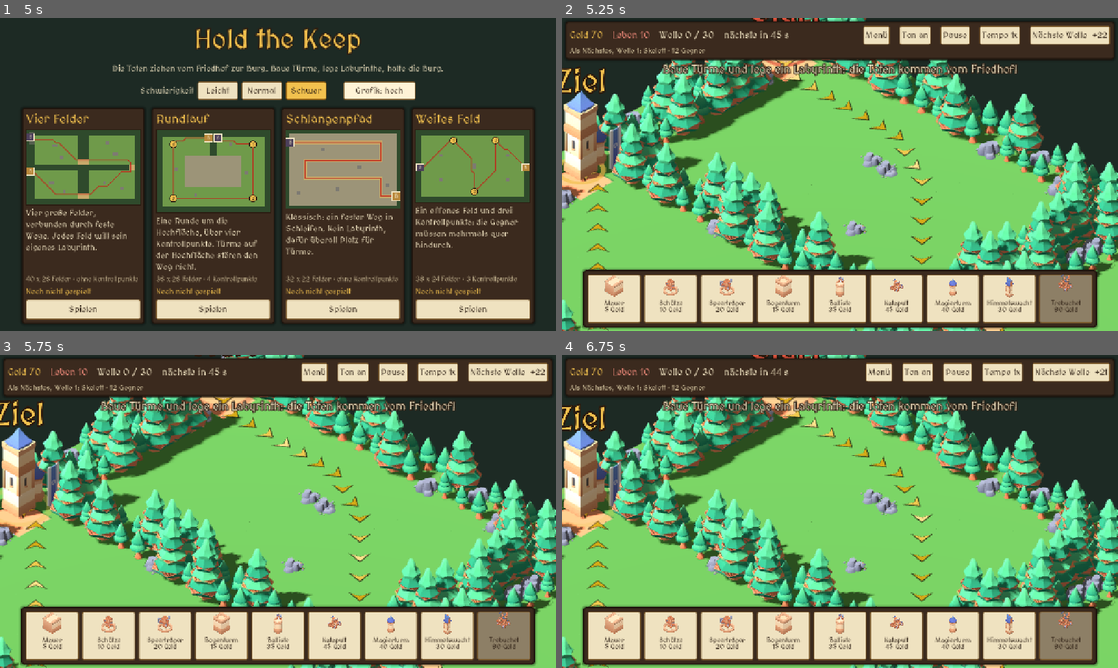
Above: before the commit, frames 1-4 (two rows, left to right).
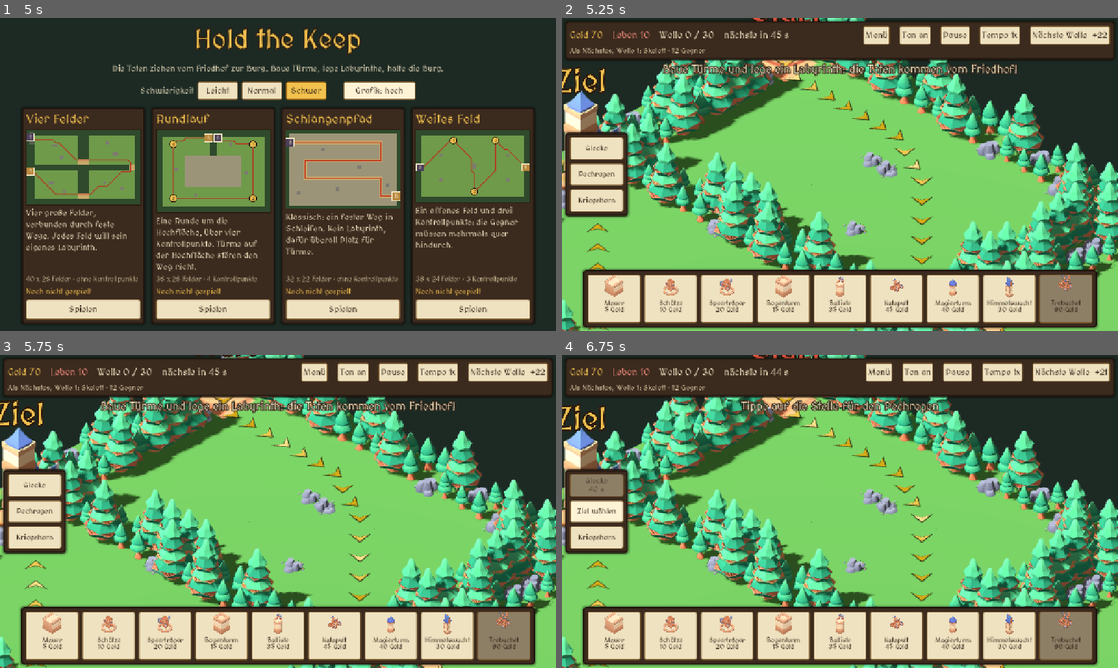
Above: after the commit, the same moments.

Repository: aikitori/hold-the-keep
Game: Godot game, scene res://scenes/menu.tscn
Two runs of this game, one before a commit and one after it. Both use one fixed random seed, a clock stepped at 60 frames per second and the inputs below.
Inputs (mouse positions are in pixels of both pictures, inside the frame that each line leads up to):
- Up to frame 1 (5 s): click "Normal" at 0.5 s; click "Normal" at 1.25 s; click "Leicht" at 2 s; click "Schwer" at 2.75 s; click "Grafik: hoch" at 3.5 s; click "Grafik: niedrig" at 4.25 s
- Up to frame 2 (5.25 s): click "Spielen" at 5 s
- Up to frame 3 (5.75 s): no input
- Up to frame 4 (6.75 s): click (595, 486) at 5.75 s, where only the run after the commit has a clickable "Glocke"; click (595, 511) at 6.5 s, where only the run after the commit has a clickable "Pechregen"

Frame 1 is identical in both runs. In frame 2, 3.2% of the frame differs, in the area x 0-13%, y 36-64%; in frame 3, 3.2%; in frame 4, 4.5%, in the area x 0-82%, y 14-64%.

Commit message:
Fähigkeiten: Glocke, Pechregen und Kriegshorn mit Abklingzeit
Co-Authored-By: Claude Opus 5.5 <noreply@anthropic.com>

Diff:
--- a/scripts/defs.gd
+++ b/scripts/defs.gd
@@ -81,6 +81,16 @@
 }
 const BUILD_ORDER: Array[StringName] = [&"wall", &"bowman", &"spearman", &"archer", &"ballista", &"catapult",
 		&"mage", &"skyguard", &"trebuchet"]
+
+## Fähigkeiten mit Abklingzeit (Sekunden Spielzeit, zu Beginn bereit). Pechregen braucht ein Ziel auf der Karte,
+## sein Schaden wächst mit den Wellen wie die Lebenspunkte der Gegner.
+const ABILITIES := {
+	&"bell": {"name": "Glocke", "info": "Alle Gegner 4 s lang halb so schnell.", "cooldown": 40.0, "slow": 0.5, "time": 4.0},
+	&"pitch": {"name": "Pechregen", "info": "Brennendes Pech auf eine Stelle: Schaden und Brand im Umkreis.",
+		"cooldown": 45.0, "radius": 2.0, "damage": 30.0},
+	&"horn": {"name": "Kriegshorn", "info": "Alle Türme schießen 8 s lang doppelt so schnell.", "cooldown": 60.0, "time": 8.0},
+}
+const ABILITY_ORDER: Array[StringName] = [&"bell", &"pitch", &"horn"]
 
 ## Zielwahl der Türme, umschaltbar auf der Turm-Karte. "air" nur für Türme, die Boden und Luft treffen.
 const TARGET_MODES: Array[StringName] = [&"first", &"strong", &"weak", &"air"]
--- a/scripts/dev/logic_test.gd
+++ b/scripts/dev/logic_test.gd
@@ -106,6 +106,30 @@
 		_check((Defs.SPECS[id] as Array).size() == 2, "%s hat zwei Spezialisierungen" % id)
 
 
+## Glocke verlangsamt, Pechregen trifft am Ziel, Kriegshorn läuft ab, Abklingzeiten sperren.
+func _test_abilities(main: Main) -> void:
+	var center := Board.world_of(Vector2i(8, 6))
+	var near := _enemy(main, &"orc", center)
+	var far := _enemy(main, &"orc", center + Vector3(6, 0, 0))
+	main.use_ability(&"bell")
+	_check(near._slow == 0.5 and main.ability_wait[&"bell"] > 0.0, "Glocke verlangsamt alle Gegner")
+	main.use_ability(&"pitch")
+	main.cast_pitch(center)
+	_check(near.hp < near.max_hp and far.hp == far.max_hp and main.ability_wait[&"pitch"] > 0.0, "Pechregen trifft nur am Ziel")
+	main.use_ability(&"horn")
+	_check(main.horn_time > 0.0, "Kriegshorn beschleunigt die Türme")
+	var wait: float = main.ability_wait[&"horn"]
+	main.use_ability(&"horn")
+	_check(main.ability_wait[&"horn"] == wait, "Während der Abklingzeit nicht nochmal")
+	for enemy in [near, far]:
+		main.enemies.erase(enemy)
+		enemy.queue_free()
+	for id: StringName in main.ability_wait:
+		main.ability_wait[id] = 0.0
+	main.horn_time = 0.0
+	await get_tree().process_frame
+
+
 func _enemy(main: Main, kind: StringName, at: Vector3) -> Enemy:
 	var enemy := Enemy.new()
 	main.add_child(enemy)
@@ -280,6 +304,7 @@
 	_check(built >= 5, "Türme gebaut (%d)" % built)
 	var tower: Tower = main.board.towers.values()[0]
 	_test_targeting(main, tower)
+	await _test_abilities(main)
 	await _test_new_enemies(main)
 	main.select_tower(tower)
 	main.upgrade_selected()
--- a/scripts/hud.gd
+++ b/scripts/hud.gd
@@ -13,6 +13,7 @@
 signal menu_pressed
 signal pause_pressed
 signal endless_pressed
+signal ability_pressed(id: StringName)
 signal target_pressed
 signal spec_pressed(spec_id: StringName)
 
@@ -57,6 +58,7 @@
 var _end_title := Label.new()
 var _end_text := Label.new()
 var _endless_button := Button.new()
+var _ability_buttons: Dictionary = {}
 var _bars := Control.new()
 var _icons: Dictionary = {}
 
@@ -75,6 +77,7 @@
 	_build_top(root)
 	_build_bottom(root)
 	_build_card(root)
+	_build_abilities(root)
 	_build_end(root)
 	_build_pause(root)
 	_toast.set_anchors_preset(Control.PRESET_TOP_WIDE)
@@ -264,6 +267,35 @@
 	return viewport.get_texture()
 
 
+## Fähigkeiten links am Rand, jede mit Restzeit.
+func _build_abilities(root: Control) -> void:
+	var panel := PanelContainer.new()
+	panel.set_anchors_preset(Control.PRESET_CENTER_LEFT)
+	panel.grow_vertical = Control.GROW_DIRECTION_BOTH
+	panel.offset_left = 8
+	root.add_child(panel)
+	var box := VBoxContainer.new()
+	box.add_theme_constant_override("separation", 8)
+	panel.add_child(box)
+	for id: StringName in Defs.ABILITY_ORDER:
+		var button := Button.new()
+		button.custom_minimum_size = Vector2(124, 52)
+		button.tooltip_text = Defs.ABILITIES[id]["info"]
+		button.add_theme_font_size_override("font_size", 17)
+		button.pressed.connect(func() -> void: ability_pressed.emit(id))
+		box.add_child(button)
+		_ability_buttons[id] = button
+
+
+func update_abilities(wait: Dictionary, aiming: StringName) -> void:
+	for id: StringName in _ability_buttons:
+		var button: Button = _ability_buttons[id]
+		var name: String = Defs.ABILITIES[id]["name"]
+		var rest: float = wait[id]
+		button.disabled = rest > 0.0
+		button.text = "%s\n%d s" % [name, ceili(rest)] if rest > 0.0 else ("Ziel wählen" if aiming == id else name)
+
+
 func _on_build_toggled(id: StringName, on: bool) -> void:
 	if on:
 		for other: StringName in _build_buttons:
--- a/scripts/main.gd
+++ b/scripts/main.gd
@@ -23,6 +23,11 @@
 var kills := 0
 ## Nach dem Sieg weiterspielen: die Wellen gehen ohne Ende weiter.
 var endless := false
+## Restliche Abklingzeit je Fähigkeit, 0 = bereit.
+var ability_wait: Dictionary = {}
+## Kriegshorn: so lange schießen alle Türme doppelt so schnell.
+var horn_time := 0.0
+var _aiming: StringName = &""  # Fähigkeit, die noch ein Ziel auf der Karte braucht
 var _queue: Array[StringName] = []
 var _spawn_timer := 0.0
 var _speed := 1.0
@@ -78,6 +83,9 @@
 		_leave()
 		get_tree().change_scene_to_file("res://scenes/menu.tscn"))
 	hud.endless_pressed.connect(continue_endless)
+	hud.ability_pressed.connect(use_ability)
+	for id: StringName in Defs.ABILITY_ORDER:
+		ability_wait[id] = 0.0
 	hud.pause_pressed.connect(func() -> void: set_paused(not get_tree().paused))
 	hud.toast("Baue Türme und lege ein Labyrinth: die Toten kommen vom Friedhof!")
 
@@ -294,6 +302,10 @@
 func _process(delta: float) -> void:
 	if game_over:
 		return
+	horn_time = maxf(0.0, horn_time - delta)
+	for id: StringName in ability_wait:
+		ability_wait[id] = maxf(0.0, ability_wait[id] - delta)
+	hud.update_abilities(ability_wait, _aiming)
 	if not _queue.is_empty():
 		_spawn_timer -= delta
 		if _spawn_timer <= 0.0:
@@ -347,6 +359,51 @@
 	hud.toast("Endlosmodus: wie lange hält die Burg?")
 
 
+## Fähigkeit auslösen. Pechregen wartet auf einen Tipp auf die Karte (nochmal drücken bricht ab).
+func use_ability(id: StringName) -> void:
+	if game_over or ability_wait[id] > 0.0:
+		return
+	if id == &"pitch":
+		_aiming = &"" if _aiming == id else id
+		if _aiming != &"":
+			hud.clear_build()
+			_on_build_selected(&"")
+			hud.toast("Tippe auf die Stelle für den Pechregen")
+		else:
+			_ring.visible = false
+		return
+	var def: Dictionary = Defs.ABILITIES[id]
+	ability_wait[id] = def["cooldown"]
+	match id:
+		&"bell":
+			for enemy in enemies:
+				if enemy.alive:
+					enemy.apply_slow(def["slow"], def["time"])
+			Sfx.play(&"wave")
+		&"horn":
+			horn_time = def["time"]
+			Sfx.play(&"upgrade")
+	hud.toast("%s!" % def["name"])
+
+
+func cast_pitch(at: Vector3) -> void:
+	var def: Dictionary = Defs.ABILITIES[&"pitch"]
+	_aiming = &""
+	_ring.visible = false
+	ability_wait[&"pitch"] = def["cooldown"]
+	var damage: float = def["damage"] * Defs.health_factor(maxi(wave, 1)) * hp_factor
+	for enemy in enemies.duplicate():
+		if enemy.alive and not enemy.air and Vector2(enemy.position.x - at.x, enemy.position.z - at.z).length() <= def["radius"]:
+			enemy.take_damage(damage, true)
+			if enemy.alive:
+				enemy.apply_burn(damage * 0.2, 3.0)
+	for i in 6:
+		var spot: Vector3 = at + Vector3(randf_range(-1.0, 1.0), 0, randf_range(-1.0, 1.0)) * def["radius"] * 0.7
+		puff(spot, Color(0.15, 0.1, 0.05, 0.8))
+	puff(at, Color(1.0, 0.45, 0.1, 0.7))
+	Sfx.play_at(&"crash", at)
+
+
 ## Nächste Welle sofort: Bonus-Gold für die gesparte Zeit.
 func call_next_wave() -> void:
 	if game_over or not _queue.is_empty() or countdown <= 0.0:
@@ -558,6 +615,8 @@
 
 func _on_build_selected(id: StringName) -> void:
 	select_tower(null)
+	if id != &"":
+		_aiming = &""
 	if _ghost != null:
 		_ghost.queue_free()
 		_ghost = null
@@ -590,7 +649,10 @@
 
 
 func _cancel() -> void:
-	if _ghost_id != &"":
+	if _aiming != &"":
+		_aiming = &""
+		_ring.visible = false
+	elif _ghost_id != &"":
 		hud.clear_build()
 		_on_build_selected(&"")
 	else:
@@ -619,6 +681,8 @@
 		var mm := event as InputEventMouseMotion
 		if _pressed:
 			_drag(mm.position)
+		elif _aiming != &"":
+			_show_ring(rig.ground_point(mm.position), Defs.ABILITIES[_aiming]["radius"])
 		elif _ghost != null:
 			_move_ghost(Board.cell_of(rig.ground_point(mm.position)))
 	elif event is InputEventScreenTouch:
@@ -693,6 +757,9 @@
 ## Ein Tipp auf das Spielfeld: bauen (mit Gerät erst Vorschau), Turm wählen oder Auswahl aufheben.
 func tap(at: Vector2, touch := false) -> void:
 	var cell := Board.cell_of(rig.ground_point(at))
+	if _aiming != &"":
+		cast_pitch(rig.ground_point(at))
+		return
 	if _ghost_id != &"":
 		if touch and cell != _ghost_cell:
 			_move_ghost(cell)
--- a/scripts/tower.gd
+++ b/scripts/tower.gd
@@ -159,7 +159,7 @@
 func _process(delta: float) -> void:
 	if Defs.TOWERS[id]["damage"] <= 0:
 		return
-	_cooldown -= delta
+	_cooldown -= delta * (2.0 if game.horn_time > 0.0 else 1.0)  # Kriegshorn
 	var chosen := _pick_targets(int(stat("multishot", 1)))
 	if chosen.is_empty():
 		return
Not shown, changed: docs/GAME_DESIGN.md
